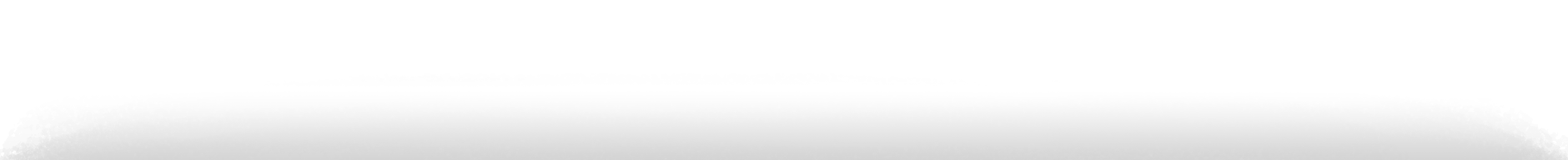
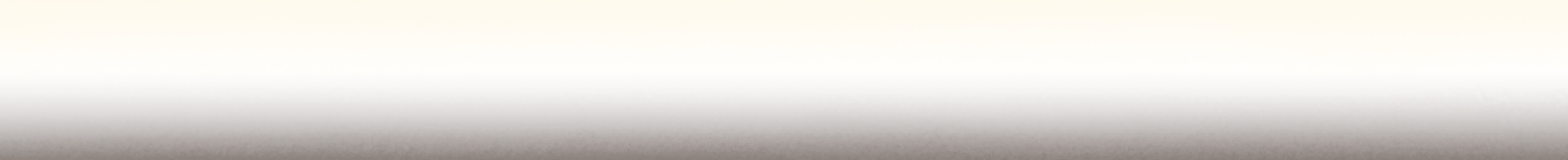
Layered file, before and after one edit (1568x160). Changes by layer:
added layer "Color Fill 1 copy 5" (25%) above "Group 2" over [left=0, top=0, right=1568, bottom=160]
added group "Group 2" (68%) with 3 layers above "Color Fill 1 copy 6" over [left=0, top=0, right=1568, bottom=125]
added layer "Color Fill 1 copy 8" in group "Group 2" over [left=0, top=0, right=1568, bottom=90]
added layer "Color Fill 1 copy 3" (32%) in group "Group 2" over [left=0, top=0, right=1568, bottom=56]
"Color Fill 1 copy": opacity 20% → 34%, moved it into group "Group 2", painted on it over [left=0, top=0, right=1568, bottom=125]
added layer "Color Fill 1 copy 6" (25%) above "Group 1" over [left=0, top=0, right=1568, bottom=160]
added layer "Color Fill 1 copy 7" (23%) in group "Group 1" over [left=0, top=82, right=1568, bottom=160]
added layer "Color Fill 1 copy 4" (27%) in group "Group 1" over [left=0, top=100, right=1568, bottom=160]
"Color Fill 1": opacity 20% → 26%, painted on it over [left=0, top=70, right=1568, bottom=160]
